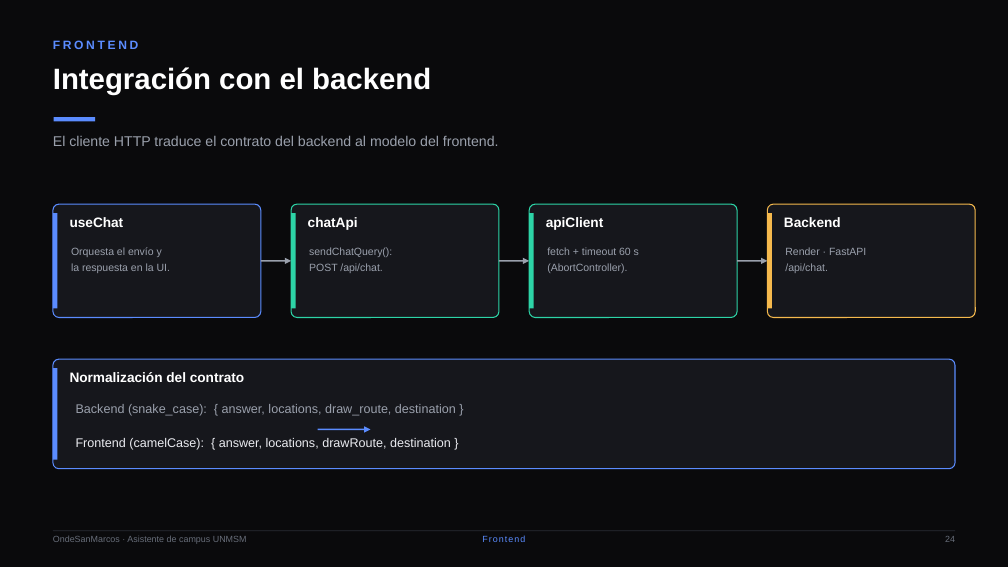
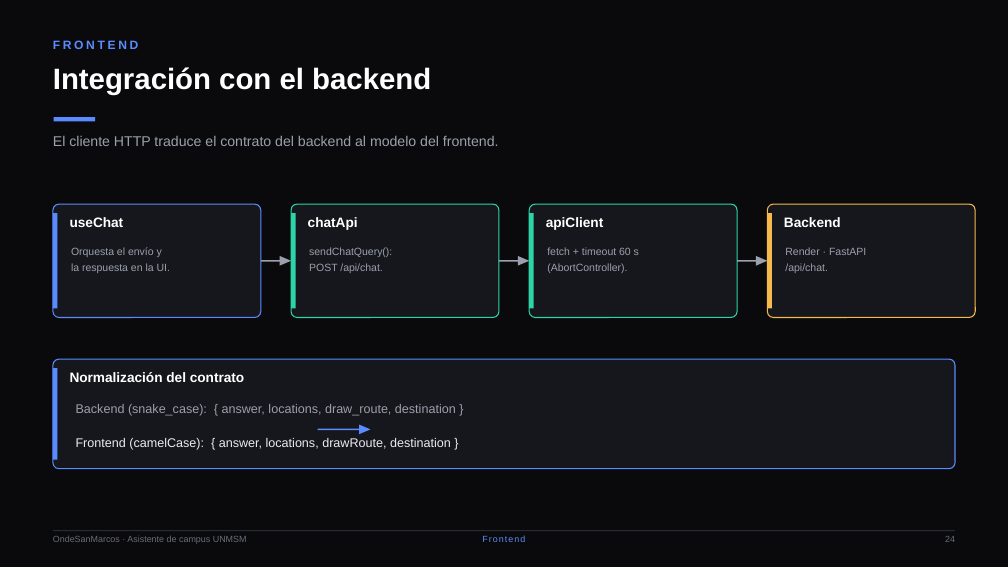
Before and after one commit to frank777ch/OndeSanMarcos, a slide deck: slide 24 of presentation/OndeSanMarcos.pptx. Drawn at 1008x567 pixels with LibreOffice and Linux fonts; fonts in the diff are those of the drawing. Boxes give left, top, right and bottom in pixels: in the first picture for what was removed or moved away, otherwise in the second. Text is boxed around its words. In the diff, an @@ line names an element or a change of style, - is before the commit and + after.

Commit message:
fix(presentation): draw connectors as shapes for Canva import
Canva drops line-type elements (S.line) when importing a PPTX, which would
erase every arrow and connector in the diagrams. Replace the line helper with
rotated thin rectangles for segments and native triangles for arrowheads, so
all connectors are shapes (rect/triangle) that survive the import. Dashed
connectors are composed of short rectangle dashes.

```diff
--- a/presentation/OndeSanMarcos.pptx
+++ b/presentation/OndeSanMarcos.pptx
@@ arrow removed from (261, 261) to (291, 261) @@
@@ rectangle added at [261,260,284,262], fill #9AA0AC @@
@@ triangle added at [280,256,291,266], fill #9AA0AC @@
@@ arrow removed from (499, 261) to (529, 261) @@
@@ rectangle added at [499,260,523,262], fill #9AA0AC @@
@@ triangle added at [518,256,529,266], fill #9AA0AC @@
@@ arrow removed from (737, 261) to (768, 261) @@
@@ rectangle added at [737,260,761,262], fill #9AA0AC @@
@@ triangle added at [756,256,768,266], fill #9AA0AC @@
@@ arrow removed from (318, 430) to (371, 430) @@
@@ rectangle added at [318,429,364,430], fill #5B8CFF @@
@@ triangle added at [359,425,371,435], fill #5B8CFF @@
@@ line removed from (53, 531) to (955, 531) @@
@@ rectangle added at [53,530,955,531], fill #2A2C35 @@
```
Also in this commit, not shown: 40 other slides changed, 1 other file.
